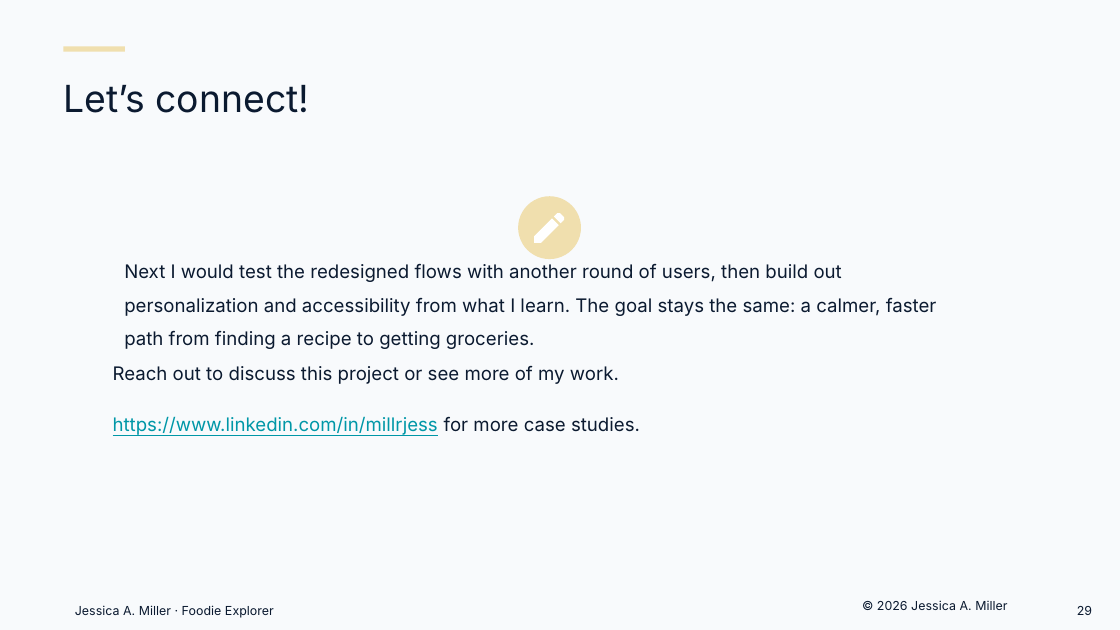
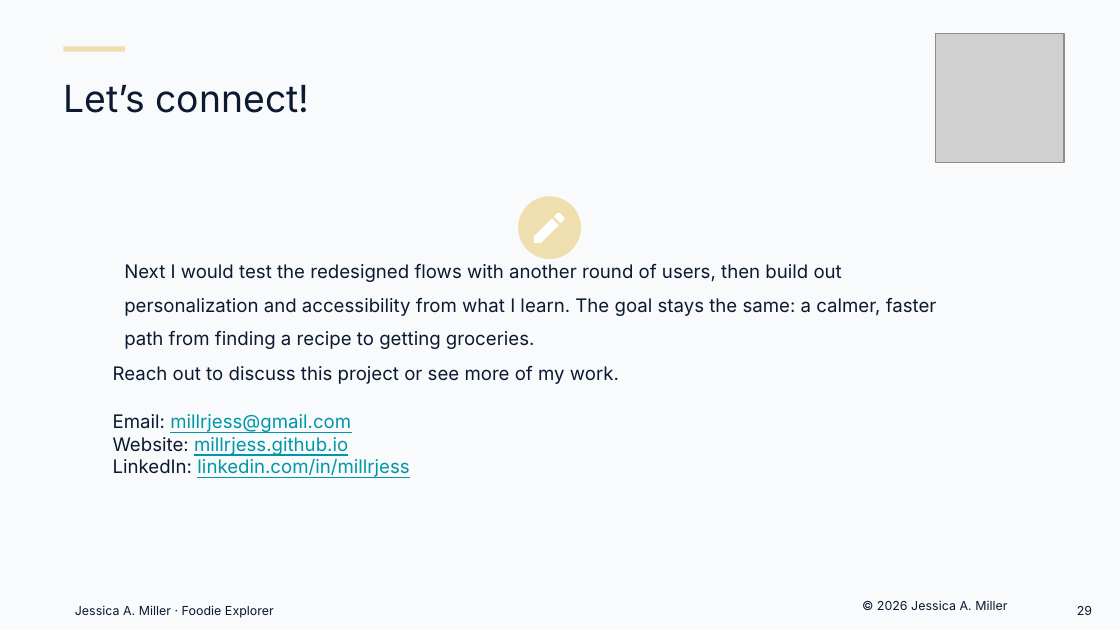
Before and after one commit to Millrjess/millrjess.github.io, a slide deck: slide 29 of assets/presentations/Foodie_Explorer_Case_Study_Professional.pptx. Drawn at 1120x630 pixels with LibreOffice and Linux fonts; fonts in the diff are those of the drawing; grey boxes stand for pictures. Boxes give left, top, right and bottom in pixels: in the first picture for what was removed or moved away, otherwise in the second. Text is boxed around its words. In the diff, an @@ line names an element or a change of style, - is before the commit and + after.

Commit message:
Foodie Explorer full case study: A+ polish (contact info, logo, design review)

```diff
--- a/assets/presentations/Foodie_Explorer_Case_Study_Professional.pptx
+++ b/assets/presentations/Foodie_Explorer_Case_Study_Professional.pptx
@@ picture added at [935,34,1064,162] @@
@@ text at [113,414,409,478]: text changed @@
-https://www.linkedin.com/in/millrjess for more case studies.
+Email: millrjess@gmail.com
+Website: millrjess.github.io
+LinkedIn: linkedin.com/in/millrjess
```
Also in this commit, not shown: 2 other slides changed, 1 other file.
